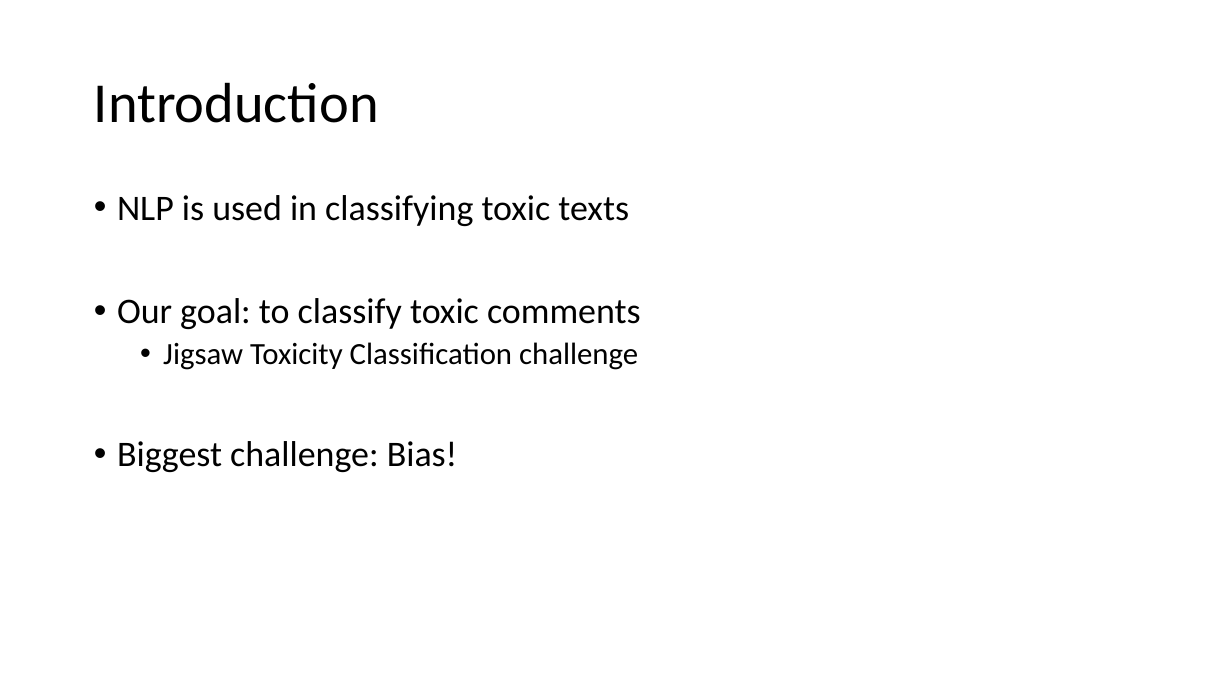
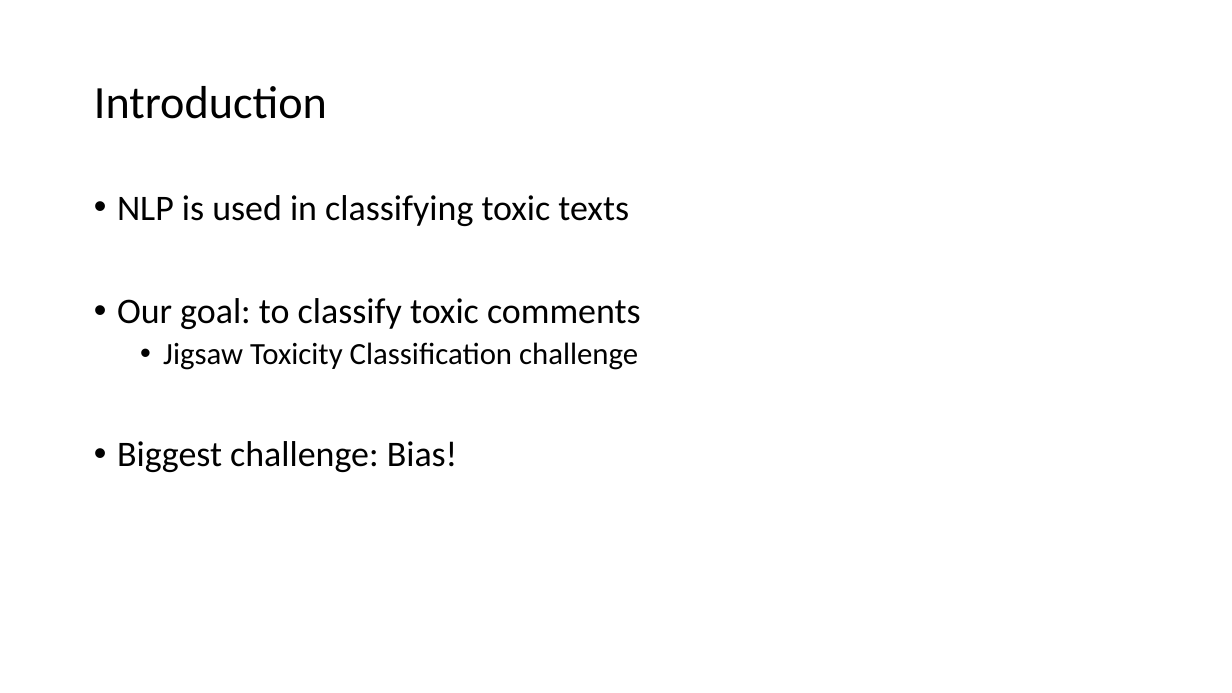
Before and after one commit to jsakhnin/NLPmodule, a slide deck: slide 2 of NLP_presentation.pptx. Drawn at 1232x693 pixels with LibreOffice and Linux fonts; fonts in the diff are those of the drawing. Boxes give left, top, right and bottom in pixels: in the first picture for what was removed or moved away, otherwise in the second. Text is boxed around its words. In the diff, an @@ line names an element or a change of style, - is before the commit and + after.

```diff
--- a/NLP_presentation.pptx
+++ b/NLP_presentation.pptx
@@ title "Introduction" at <box>94,86,327,119</box>: size 44 to 36 pt @@
```
Also in this commit, not shown: 1 other slide changed, 14 slides added, 1 slide removed, 10 other files.
